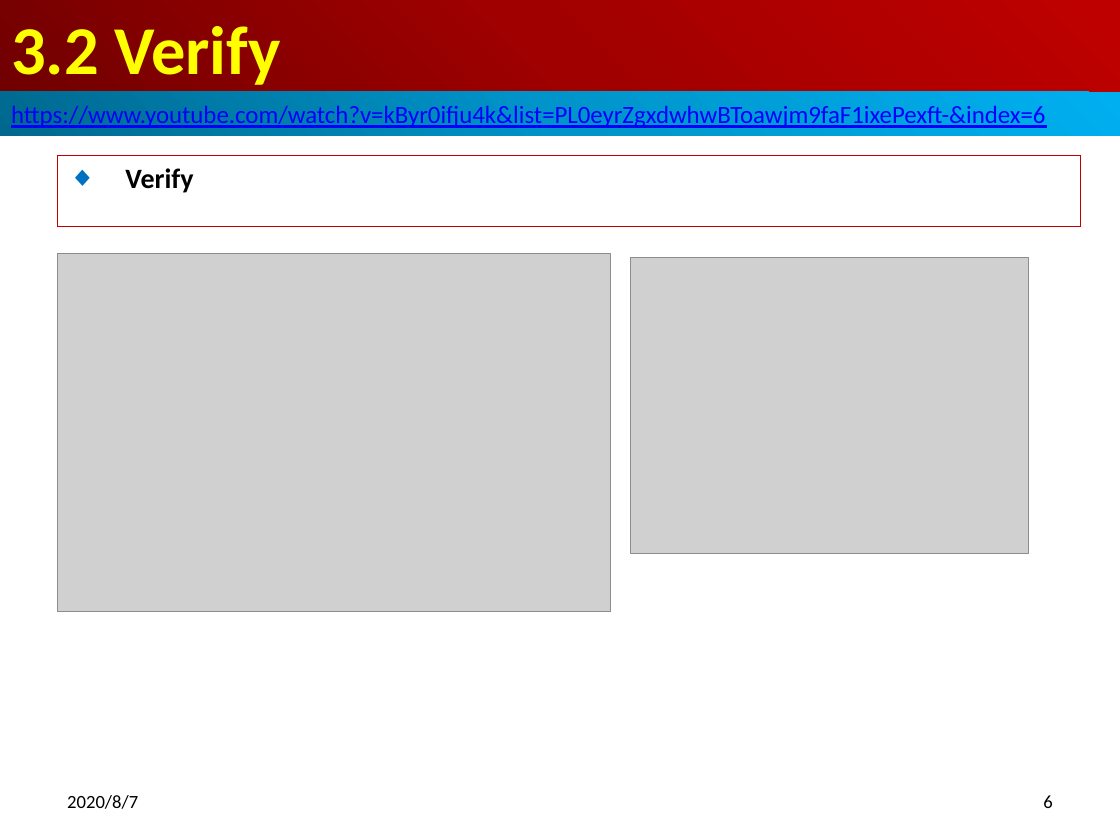
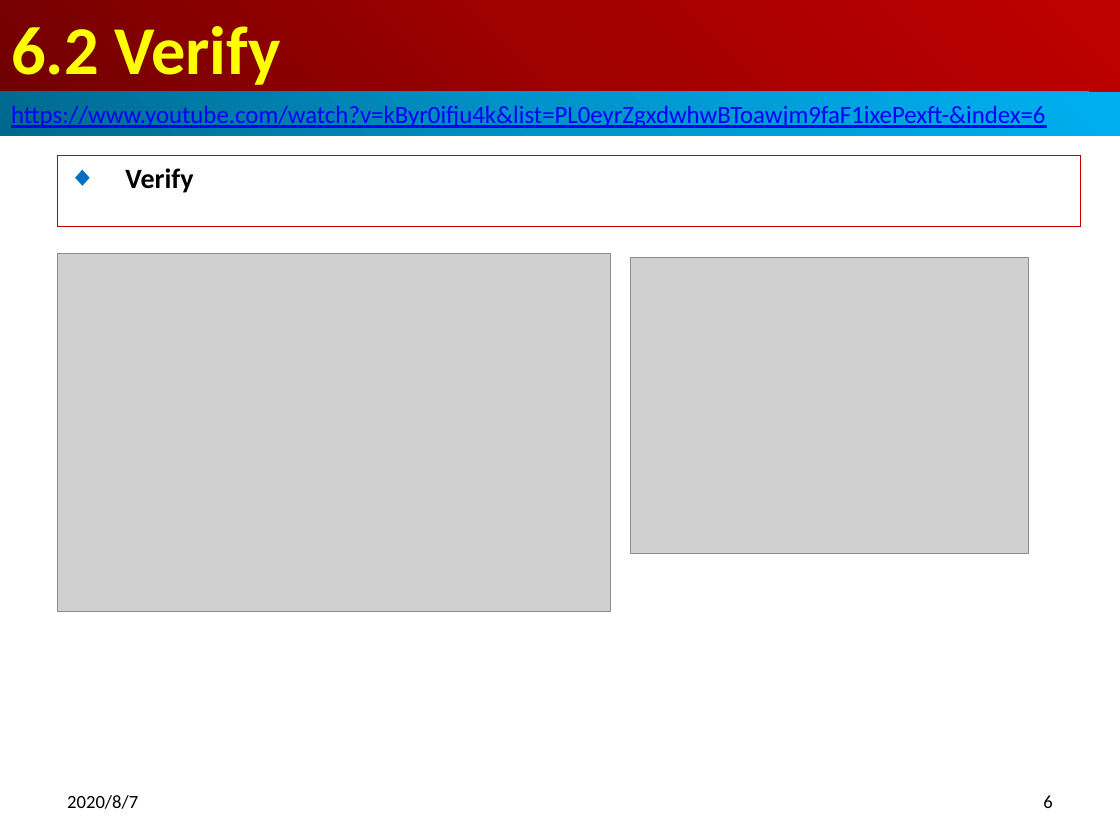
Before and after one commit to peterhchen/900_PHP_Proj, a slide deck: slide 6 of 06_InternalFunc.pptx. Drawn at 1120x840 pixels with LibreOffice and Linux fonts; fonts in the diff are those of the drawing; grey boxes stand for pictures. Boxes give left, top, right and bottom in pixels: in the first picture for what was removed or moved away, otherwise in the second. Text is boxed around its words. In the diff, an @@ line names an element or a change of style, - is before the commit and + after.

```diff
--- a/06_InternalFunc.pptx
+++ b/06_InternalFunc.pptx
@@ title at [11, 26, 281, 85]: text changed @@
-3.2 Verify
+6.2 Verify
```
Also in this commit, not shown: 3 other slides changed, 10 other files.
